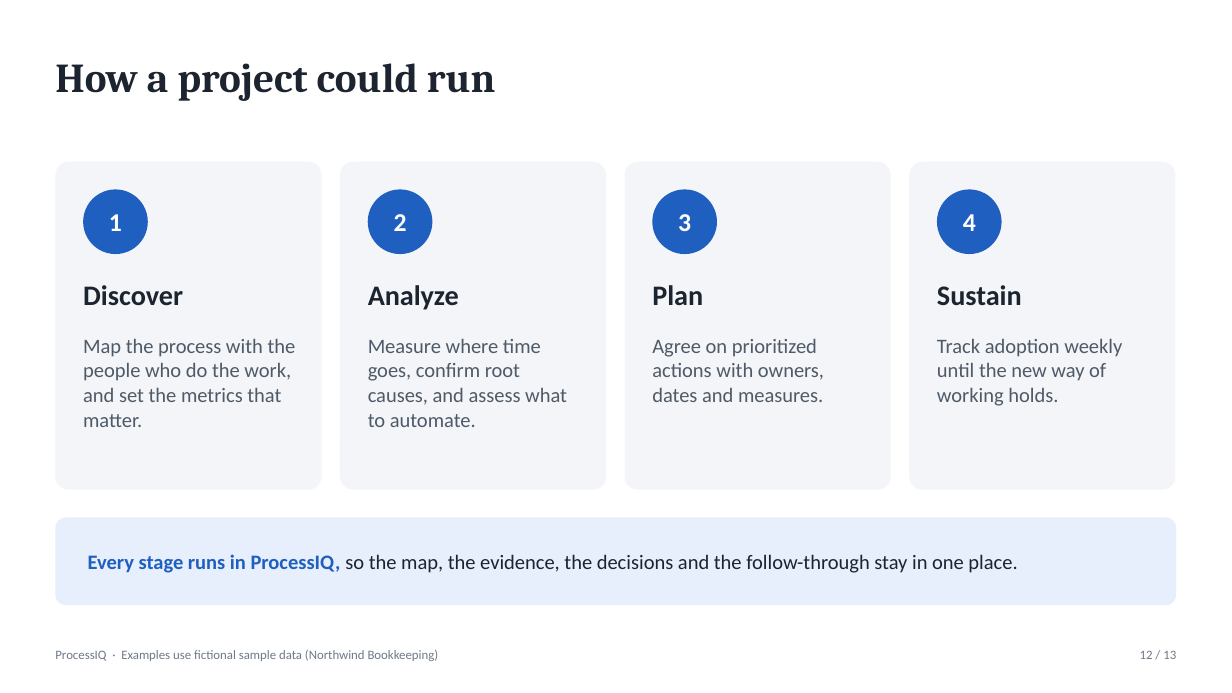
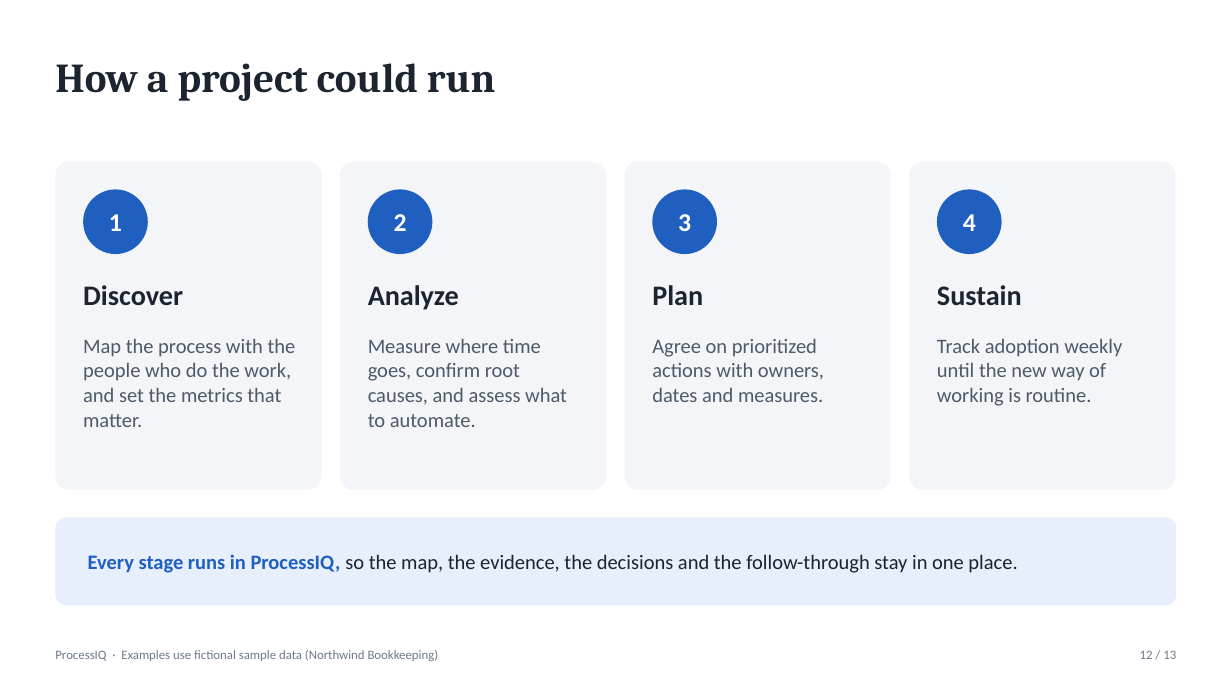
Before and after one commit to jedwardmosley-cell/mosley-foundry, a slide deck: slide 12 of ProcessIQ/ProcessIQ-Presentation.pptx. Drawn at 1232x693 pixels with LibreOffice and Linux fonts; fonts in the diff are those of the drawing. Boxes give left, top, right and bottom in pixels: in the first picture for what was removed or moved away, otherwise in the second. Text is boxed around its words. In the diff, an @@ line names an element or a change of style, - is before the commit and + after.

```diff
--- a/ProcessIQ/ProcessIQ-Presentation.pptx
+++ b/ProcessIQ/ProcessIQ-Presentation.pptx
@@ text at bbox=[937, 338, 1122, 406]: text changed @@
-Track adoption weekly until the new way of working holds.
+Track adoption weekly until the new way of working is routine.
```
Also in this commit, not shown: 1 other slide changed, 1 other file.
